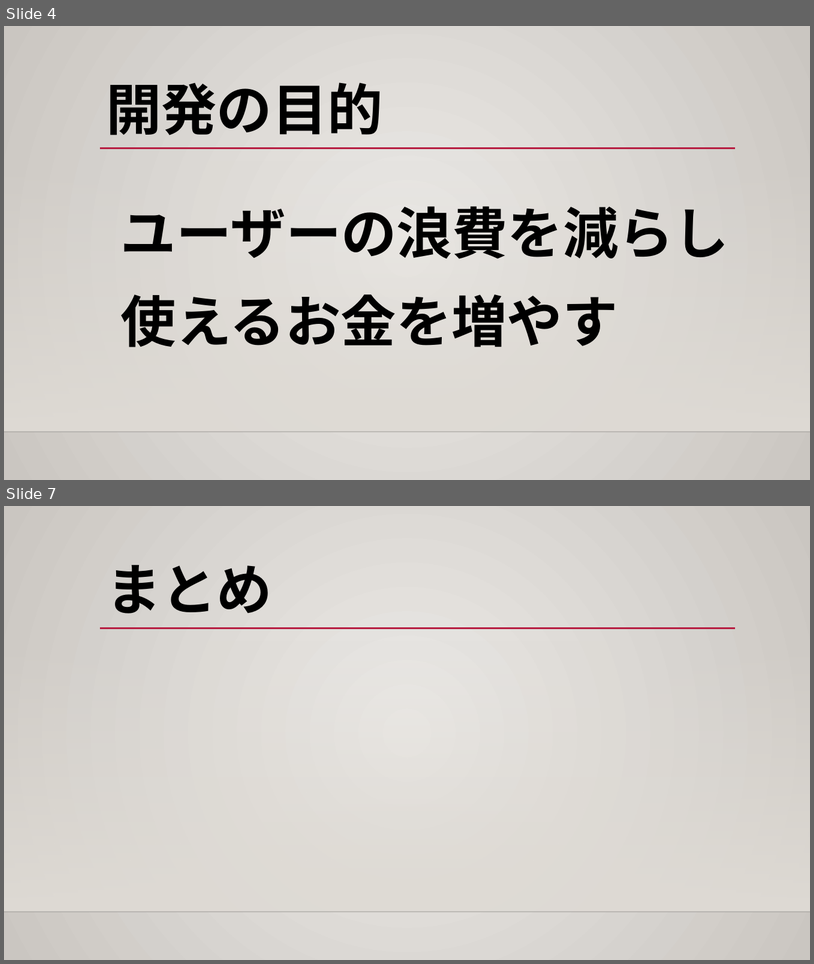
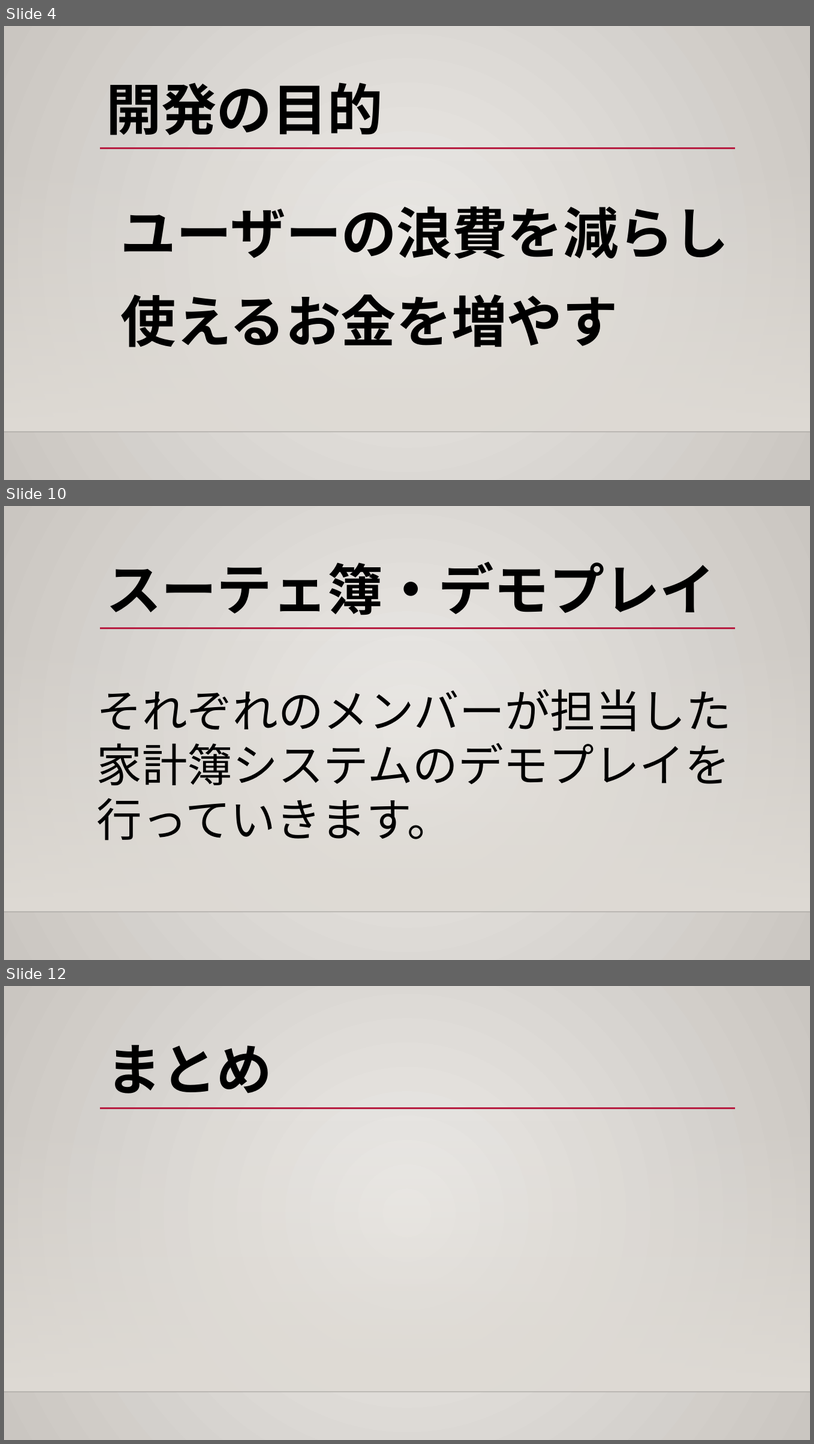
Before and after one commit to ShunjiYamamoto/groupA, a slide deck: 9.発表資料/グループディスカッション_グループA.pptx. Shown one above the other, each under a label of ours: slides 4 and 7 before the commit, slides 4, 10 and 12 after it; the slides between them are not shown. The pictures are 814x964 and 814x1444 pixels, drawn with LibreOffice and Linux fonts; fonts in the diff are those of the drawing; background and template pictures are left out. Boxes give left, top, right and bottom in pixels: in the first picture for what was removed or moved away, otherwise in the second. Text is boxed around its words. In the diff, an @@ line names an element or a change of style, - is before the commit and + after.

```diff
--- a/9.発表資料/グループディスカッション_グループA.pptx
+++ b/9.発表資料/グループディスカッション_グループA.pptx
@@ slide 10 added at <box>4,506,810,960</box>, background gradient #ECEAE7 to #CAC7C1; not listed: 3 template elements that a slide beside it also shows @@
@@ title added at <box>106,562,716,615</box>, 66 pt, text #000000, bold @@
+スーテェ簿・デモプレイ
@@ text added at <box>97,689,732,840</box>, 54 pt, text #000000 @@
+それぞれのメンバーが担当した
+家計簿システムのデモプレイを
+行っていきます。
@@ what was slide 7 is now slide 12 @@
```
Also in this commit, not shown: 2 slides changed, 5 other slides added, 1 slide removed, 3 other files.
